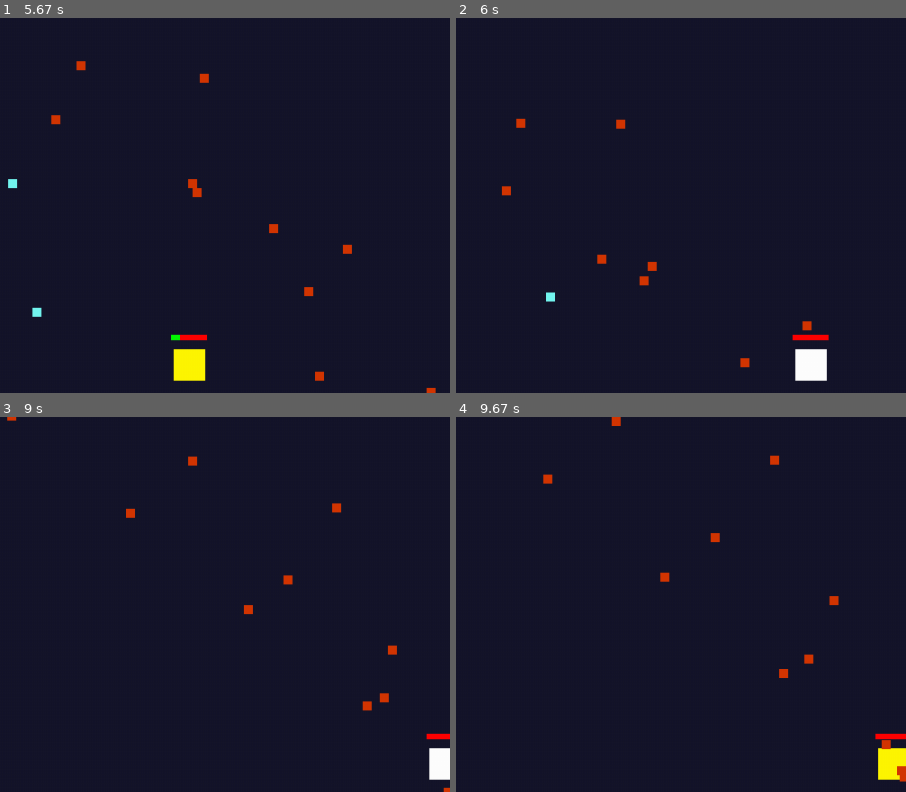
Above: before the commit, frames 1-4 (two rows, left to right).
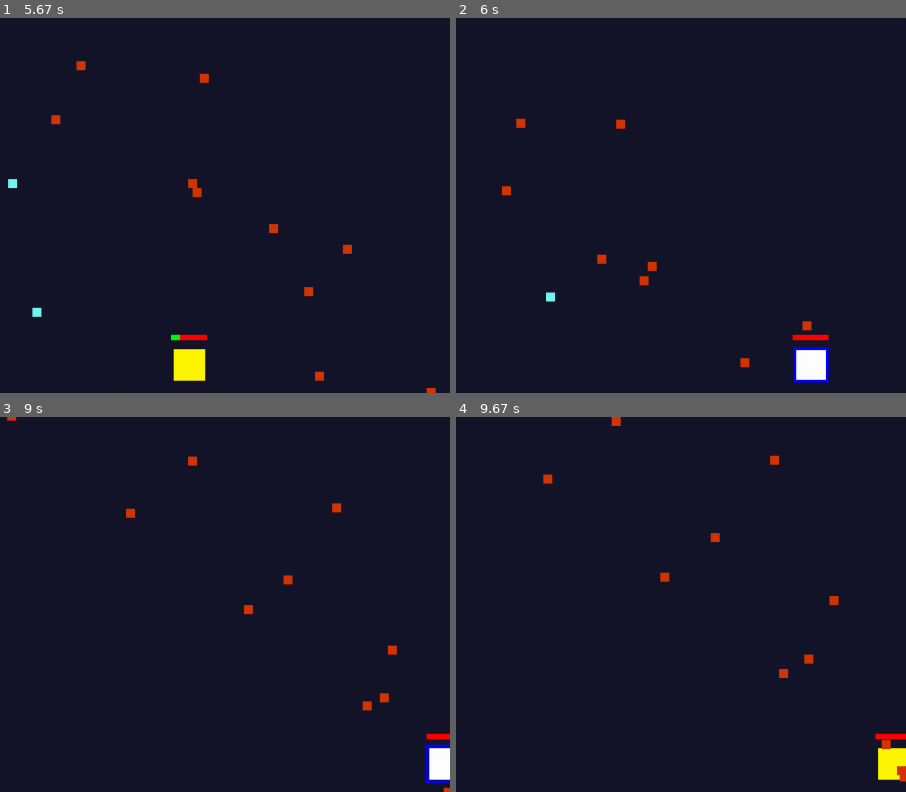
Above: after the commit, the same moments.

Repository: LuizBudeu/Pygame
Game: pygame game, started from BulletHell/main.py
Same seed, same stepped clock (60 frames per second), same inputs: the game is played once before the commit and once after it.
Inputs (mouse positions are % of the whole screen's width and height, from its top left):
- Up to frame 1 (5.67 s): hold Space 0.33-0.8 s; hold D 0.33-0.8 s; move the mouse to (46, 53) at 0.37 s; hold D 0.83-1.3 s; move the mouse to (82, 46) at 0.87 s; hold W 1.33-1.63 s; move the mouse to (50, 56) at 1.37 s; hold D 1.67-2.13 s; move the mouse to (26, 50) at 1.7 s; hold A 2.17-2.7 s; move the mouse to (60, 72) at 2.2 s; hold S 2.73-3.03 s; move the mouse to (19, 73) at 2.77 s; hold A 3.07-3.47 s; move the mouse to (65, 13) at 3.1 s; hold W 3.5-3.87 s; move the mouse to (87, 85) at 3.53 s; hold D 3.9-4.53 s; move the mouse to (62, 58) at 3.93 s; hold S 4.57-4.93 s; move the mouse to (52, 15) at 4.6 s; hold A 4.97-5.43 s; move the mouse to (26, 29) at 5 s; hold D from 5.47 s (still down); move the mouse to (14, 46) at 5.5 s
- Up to frame 2 (6 s): release D at 5.93 s; tap Space at 5.97 s
- Up to frame 3 (9 s): tap Space at 6.7, 7, 8.93 s
- Up to frame 4 (9.67 s): tap Space at 9.23 s
The pictures show only the part of the screen within x 50-100%, y 39-89%; the shares and areas given below are measured in that part.

Frame 1 is identical in both runs. In frame 2, 0.3% of the frame differs, in the area x 74-83%, y 87-98%; in frame 3, 0.2%; in frame 4, nothing differs.

Commit message:
dash effect

Diff:
--- a/BulletHell/common/ui_utils.py
+++ b/BulletHell/common/ui_utils.py
@@ -54,3 +54,9 @@
 
 def get_mouse_pos():
     return pygame.mouse.get_pos()
+
+def draw_fading_rect(screen, x, y, width, height, color, time):
+    w = width-time
+    h = height-time
+    if w > 0 and h > 0:
+        pygame.draw.rect(screen, color, (x+time/2, y+time/2, w, h), 3)
--- a/BulletHell/game.py
+++ b/BulletHell/game.py
@@ -147,6 +147,7 @@
         if self.player.dashing:
             self.player.dash(self.sounds['dash']['sound'])
             self.player.current_dash_frames -= 1
+            draw_fading_rect(self.screen, self.player.rect.x, self.player.rect.y, self.player.rect.width, self.player.rect.height, BLUE, self.player.current_dash_frames - self.player.max_dash_frames)
         if self.player.current_dash_frames <= 0:
             self.player.set_intangible(False)
             self.player.dashing = False
